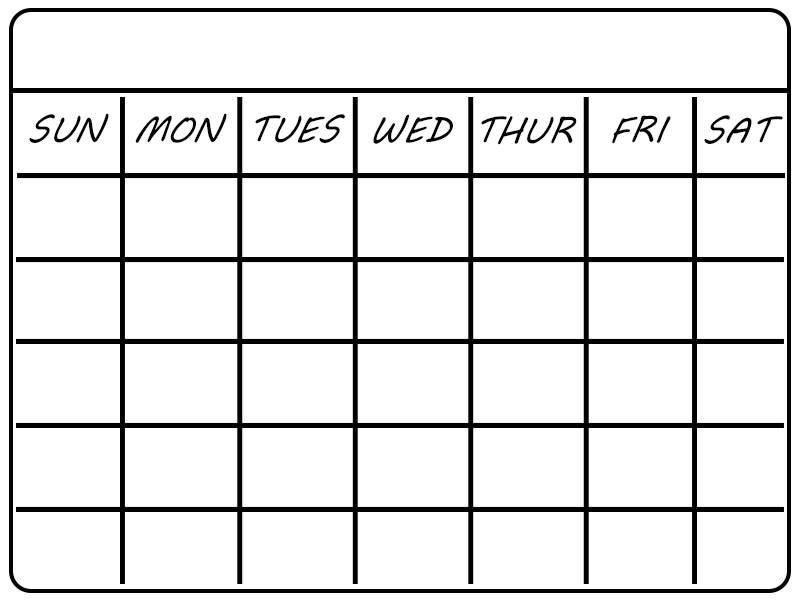
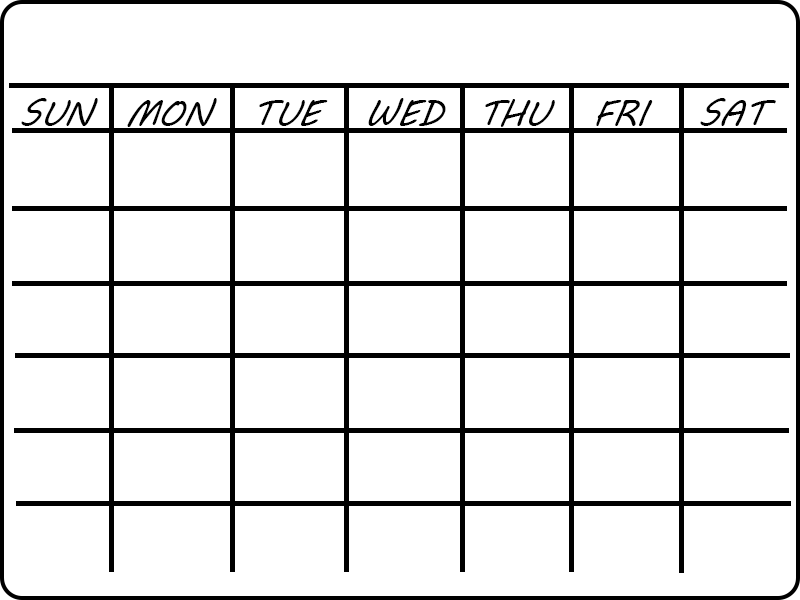
Two versions of the same layered image (800 x 600). Layer-by-layer changes:
painted on "Line 1" over [left=9, top=83, right=789, bottom=93]
moved "Line 2" (1st of 6) above "Line 2", painted on it over [left=120, top=83, right=697, bottom=584]
removed layer "Line 1" (2nd of 2) over [left=16, top=173, right=785, bottom=512]
added layer "Line 2" (2nd of 6) above "Line 2" over [left=344, top=83, right=349, bottom=572]
added layer "Line 2" (3rd of 6) above "Line 2" over [left=679, top=84, right=684, bottom=573]
added layer "Line 2" (4th of 6) above "Line 2" over [left=569, top=83, right=574, bottom=572]
added layer "Line 2" (5th of 6) above "Line 3 copy 2" over [left=460, top=83, right=465, bottom=572]
added layer "Line 3 copy 2" above "Line 3 copy 3" over [left=15, top=353, right=787, bottom=358]
added layer "Line 3 copy 3" above "Line 3 copy" over [left=16, top=501, right=787, bottom=506]
added layer "Line 3 copy" above "Line 3" over [left=14, top=428, right=787, bottom=433]
added layer "Line 3" (1st of 3) above "Line 3" over [left=13, top=206, right=787, bottom=211]
added layer "Line 3" (2nd of 3) above "Line 3" over [left=13, top=281, right=787, bottom=286]
added layer "Line 3" (3rd of 3) above "Line 2" over [left=13, top=128, right=787, bottom=133]
added layer "Line 2" (6th of 6) above "SUN" over [left=109, top=83, right=114, bottom=572]
painted on "SUN" over [left=21, top=98, right=109, bottom=143]
painted on "SAT" over [left=700, top=98, right=783, bottom=144]
painted on "FRI" over [left=596, top=100, right=671, bottom=144]
renamed "THUR" to "THU", painted on it over [left=481, top=99, right=577, bottom=145]
painted on "WED" over [left=368, top=98, right=453, bottom=144]
renamed "TUES" to "TUE", painted on it over [left=255, top=100, right=345, bottom=143]
painted on "MON" over [left=127, top=98, right=227, bottom=143]
painted on "Rectangle 1" over [left=0, top=0, right=800, bottom=600]
